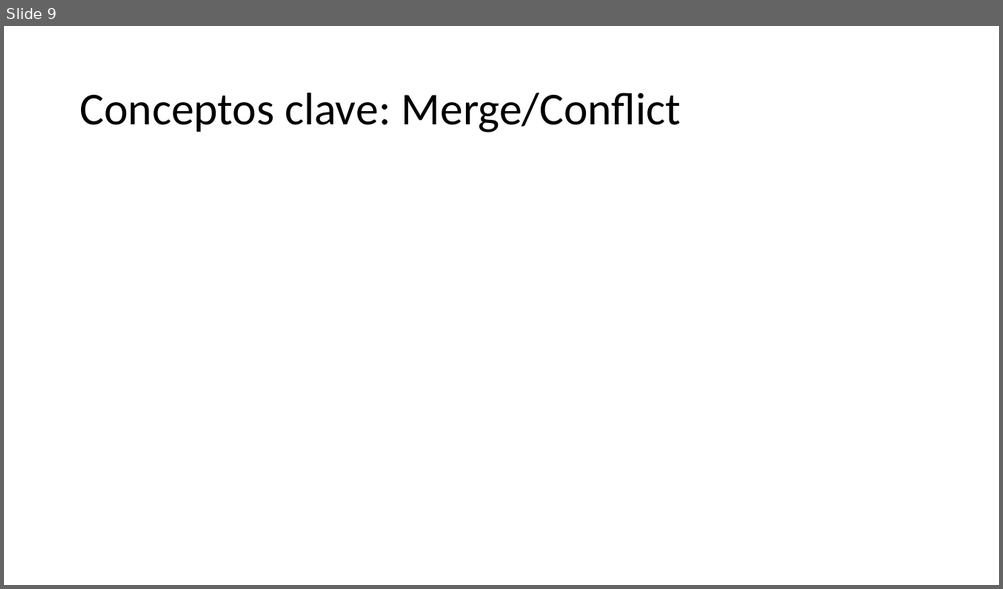
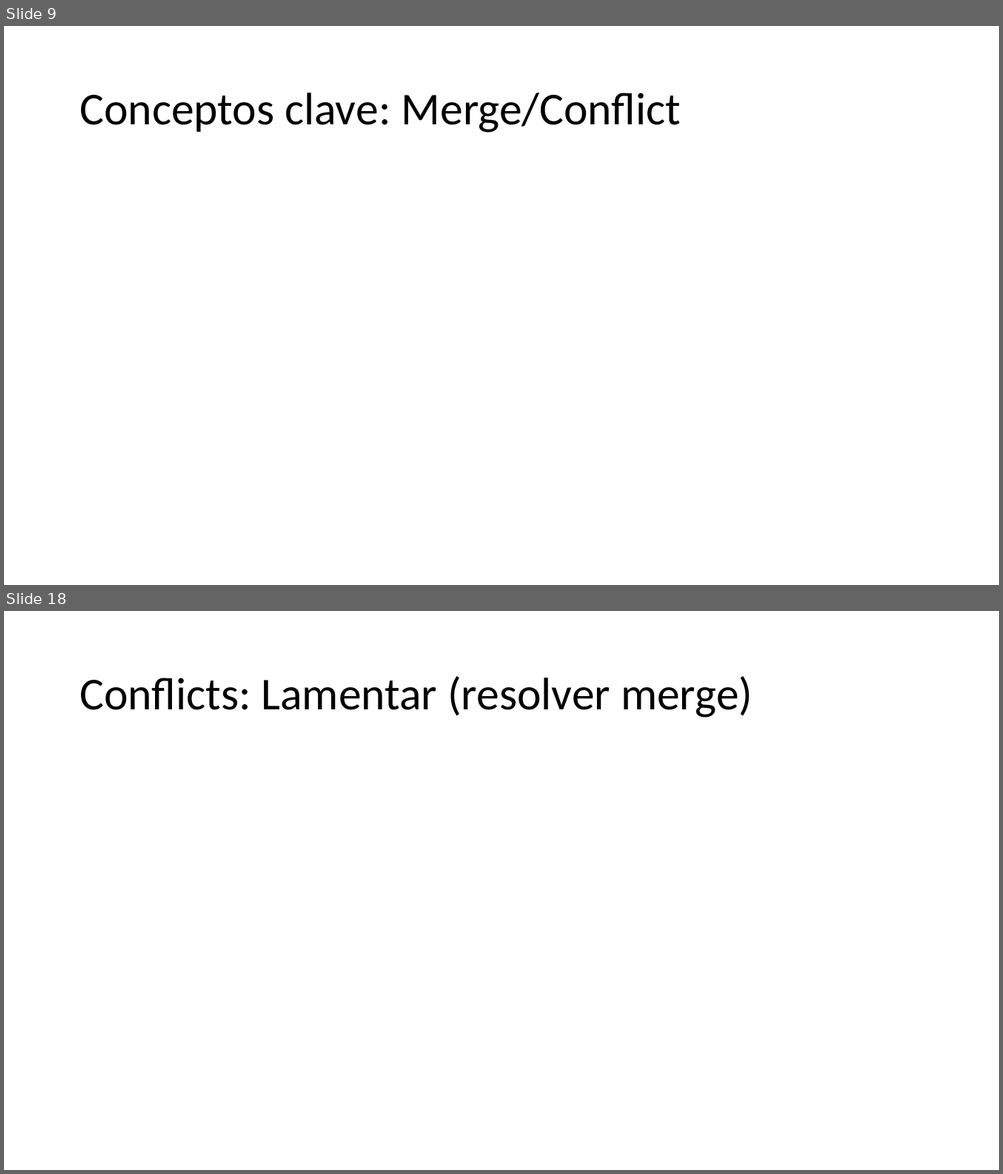
Before and after one commit to Shisah/GitGud2, a slide deck: Presentation/Git Gud 2.pptx. Shown one above the other, each under a label of ours: slide 9 before the commit, slides 9 and 18 after it; the slides between them are not shown. The pictures are 1003x589 and 1003x1174 pixels, drawn with LibreOffice and Linux fonts; fonts in the diff are those of the drawing. Boxes give left, top, right and bottom in pixels: in the first picture for what was removed or moved away, otherwise in the second. Text is boxed around its words. In the diff, an @@ line names an element or a change of style, - is before the commit and + after.

```diff
--- a/Presentation/Git Gud 2.pptx
+++ b/Presentation/Git Gud 2.pptx
@@ slide 18 added at [4, 611, 999, 1170], background #FFFFFF @@
@@ title added at [79, 676, 752, 718], 44 pt, text #000000 @@
+Conflicts: Lamentar (resolver merge)
```
Also in this commit, not shown: 1 slide changed, 8 other slides added.
